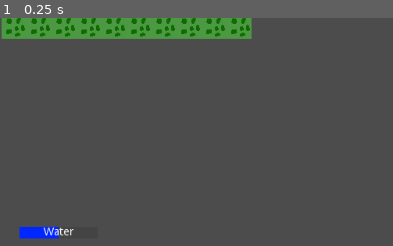
Above: before the commit, frame 1.
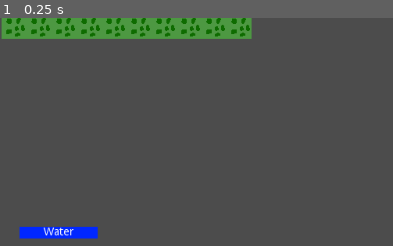
Above: after the commit, the same moment.

Repository: ConsoleCowboysInCyberspace/inferno
Game: Godot game, scene res://Scenes/main_level.tscn
Two runs of this game, one before a commit and one after it. Both use one fixed random seed, a clock stepped at 60 frames per second and the inputs below.
Inputs:
- Up to frame 1 (0.25 s): no input
The pictures show only the part of the screen within x 0-50%, y 50-100%; the shares and areas given below are measured in that part.

The runs differ from the first frame. In frame 1, 0.5% of the frame differs, in the area x 14-25%, y 91-97%.

Commit message:
Hook up water level UI

Diff:
--- a/Scenes/main_level.tscn
+++ b/Scenes/main_level.tscn
@@ -43,3 +43,4 @@
 [node name="Fire_Truck" parent="." instance=ExtResource( 3 )]
 position = Vector2( 79.8519, 79.6196 )
 scale = Vector2( 0.5, 0.5 )
+[connection signal="water_changed" from="Fire_Truck" to="GUI" method="set_water_level"]
--- a/scripts/TruckScript.gd
+++ b/scripts/TruckScript.gd
@@ -19,6 +19,8 @@
 	# (e.g. if we're dropped in willy-nilly from the editor)
 	position = tile_manager.tileToWorld(tile_manager.worldToTile(position))
 	tilePos = tile_manager.worldToTile(position)
+
+	emit_signal("water_changed", water_amount) #initialize UI
 
 	# func _input(event):
 # 	if event.is_action_pressed("fire_hose"):
@@ -101,7 +103,7 @@
 func fire_waterCannon(tile):
 	var new_amount = water_amount - water_per_firing
 
-	if (new_amount <= 0):
+	if (new_amount < 0):
 		# shoot dust, be sad UwU
 		print("truck has insufficient water")
 	else:
